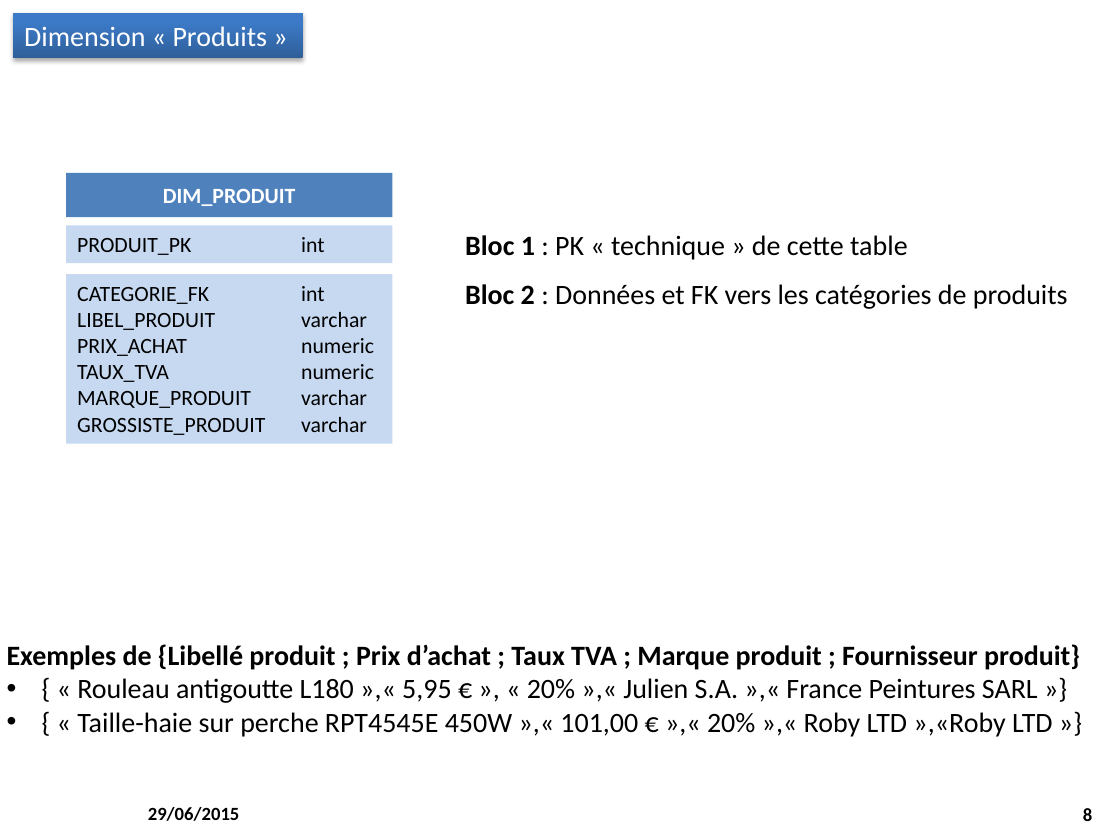
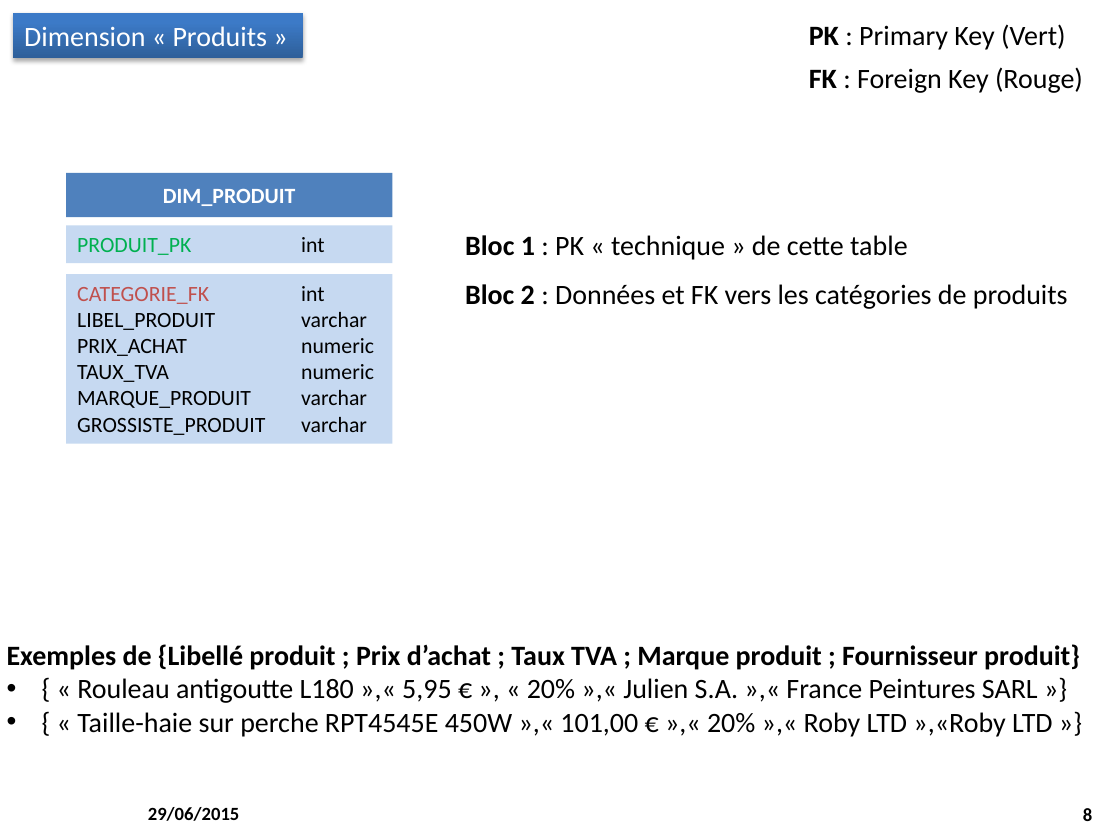
Before and after one commit to M2SIID-ODE/Projet_ODE, a slide deck: slide 8 of Documentation/3 - Documentation technique/Modelisation_EntrepotDeDonnées.pptx. Drawn at 1120x840 pixels with LibreOffice and Linux fonts; fonts in the diff are those of the drawing; background and template pictures are left out. Boxes give left, top, right and bottom in pixels: in the first picture for what was removed or moved away, otherwise in the second. Text is boxed around its words. In the diff, an @@ line names an element or a change of style, - is before the commit and + after.

```diff
--- a/Documentation/3 - Documentation technique/Modelisation_EntrepotDeDonnées.pptx
+++ b/Documentation/3 - Documentation technique/Modelisation_EntrepotDeDonnées.pptx
@@ text added at box(809, 24, 1083, 93), 18 pt, text #000000 @@
+PK : Primary Key (Vert)
+FK : Foreign Key (Rouge)
@@ rectangle "PRODUIT_PK int" at box(66, 225, 392, 263): text colour #000000 to #00B050 in "PRODUIT_PK" @@
@@ text in rectangle at box(77, 287, 209, 304): text colour #000000 to #C0504D in "CATEGORIE_FK" @@
```
Also in this commit, not shown: 9 other slides changed, 2 other files.
